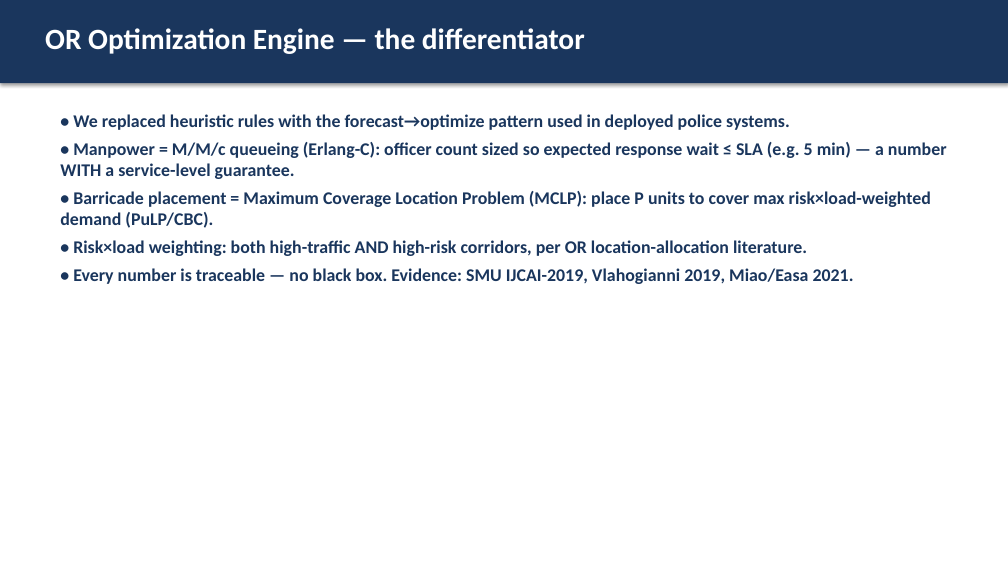
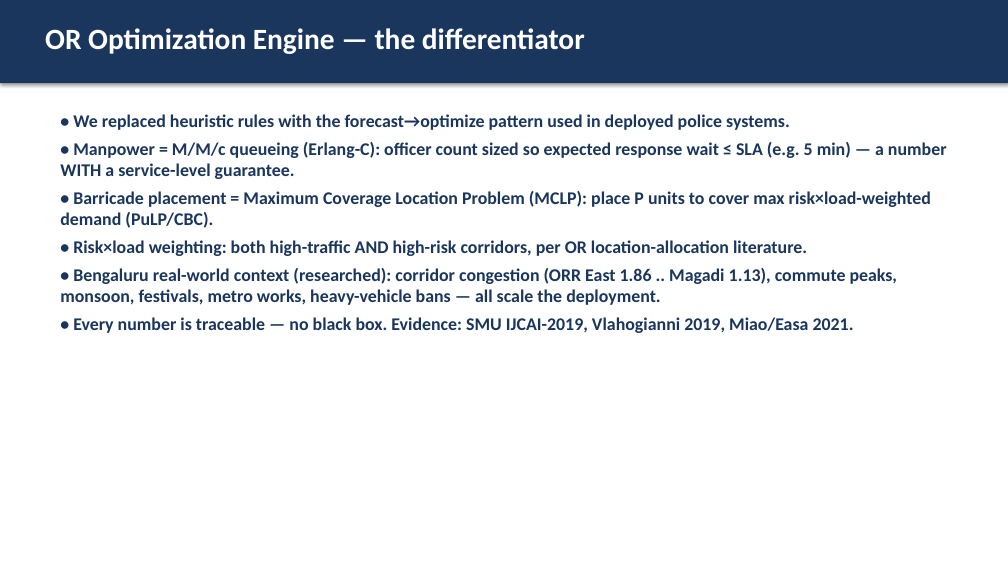
Before and after one commit to komal8949/predictevent-btp, a slide deck: slide 5 of outputs/PredictEvent_Deck.pptx. Drawn at 1008x567 pixels with LibreOffice and Linux fonts; fonts in the diff are those of the drawing. Boxes give left, top, right and bottom in pixels: in the first picture for what was removed or moved away, otherwise in the second. Text is boxed around its words. In the diff, an @@ line names an element or a change of style, - is before the commit and + after.

```diff
--- a/outputs/PredictEvent_Deck.pptx
+++ b/outputs/PredictEvent_Deck.pptx
@@ text at (60,268,898,305): paragraph added @@
+• Bengaluru real-world context (researched): corridor congestion (ORR East 1.86 .. Magadi 1.13), commute peaks, monsoon, festivals, metro works, heavy-vehicle bans — all scale the deployment.
```
Also in this commit, not shown: 8 other files.
